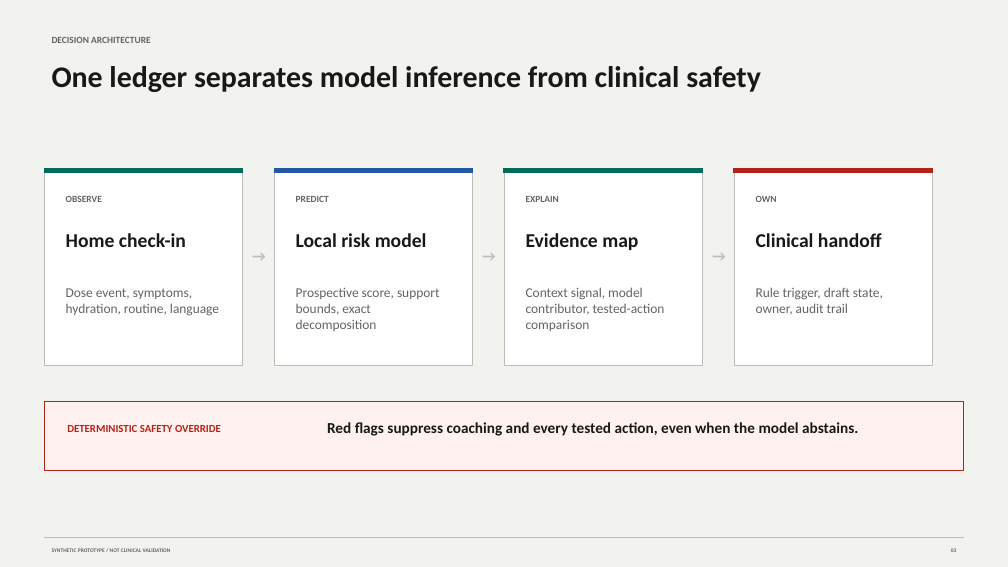
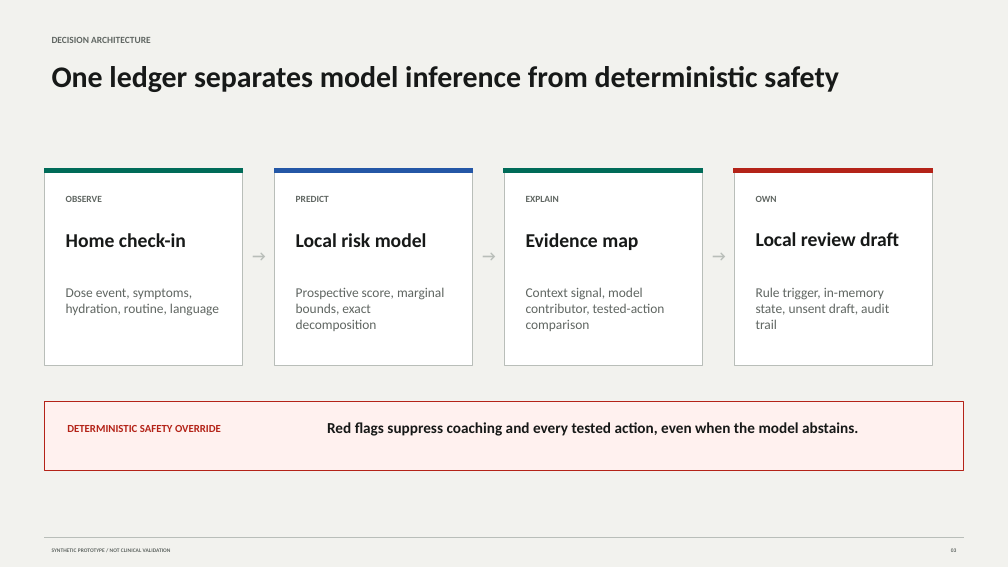
Before and after one commit to kevinmeix1/adherence-os, a slide deck: slide 3 of outputs/adherence-os-demo.pptx. Drawn at 1008x567 pixels with LibreOffice and Linux fonts; fonts in the diff are those of the drawing. Boxes give left, top, right and bottom in pixels: in the first picture for what was removed or moved away, otherwise in the second. Text is boxed around its words. In the diff, an @@ line names an element or a change of style, - is before the commit and + after.

Commit message:
Reframe local review and refresh demo media

```diff
--- a/outputs/adherence-os-demo.pptx
+++ b/outputs/adherence-os-demo.pptx
@@ text at bbox=[52, 66, 839, 92]: text changed @@
-One ledger separates model inference from clinical safety
+One ledger separates model inference from deterministic safety
@@ text at bbox=[756, 232, 899, 246]: text changed; size 18.8 to 18.6 pt @@
-Clinical handoff
+Local review draft
@@ text at bbox=[296, 287, 444, 331]: text changed @@
-Prospective score, support bounds, exact decomposition
+Prospective score, marginal bounds, exact decomposition
@@ text at bbox=[756, 287, 889, 329]: text changed @@
-Rule trigger, draft state, owner, audit trail
+Rule trigger, in-memory state, unsent draft, audit trail
```
Also in this commit, not shown: 7 other slides changed, 28 other files.
